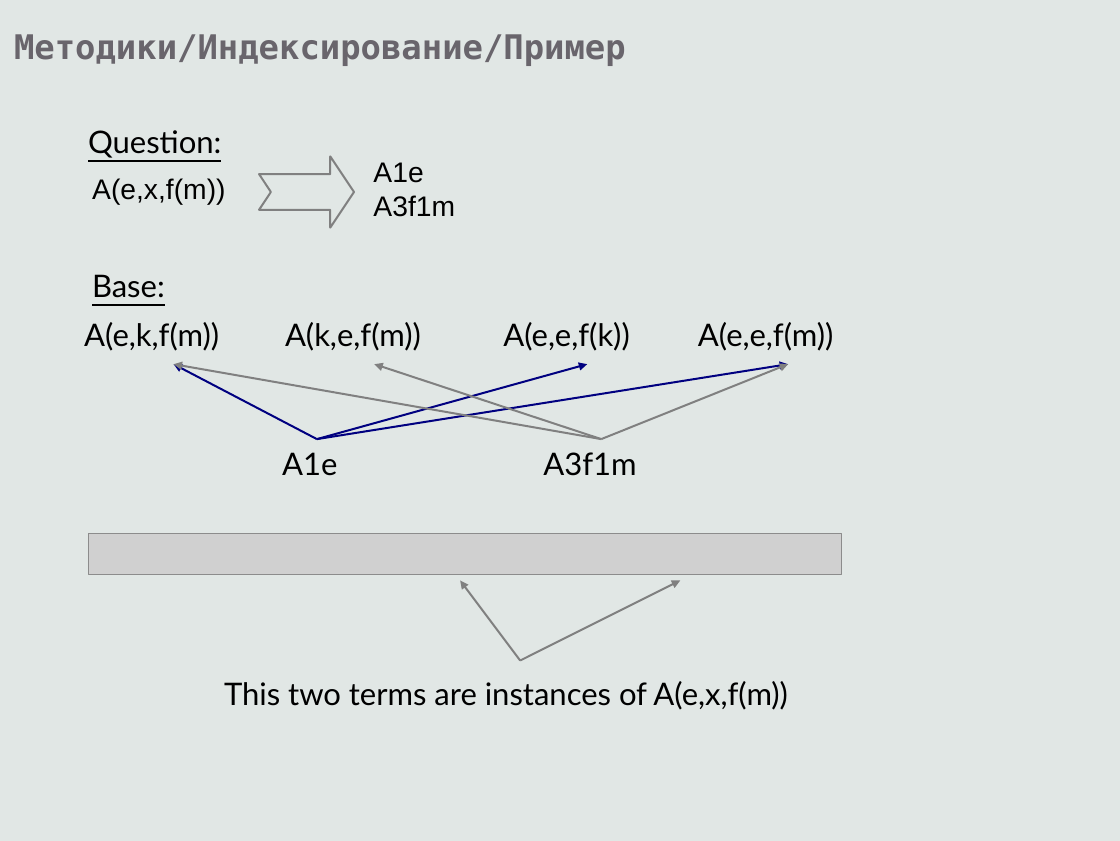
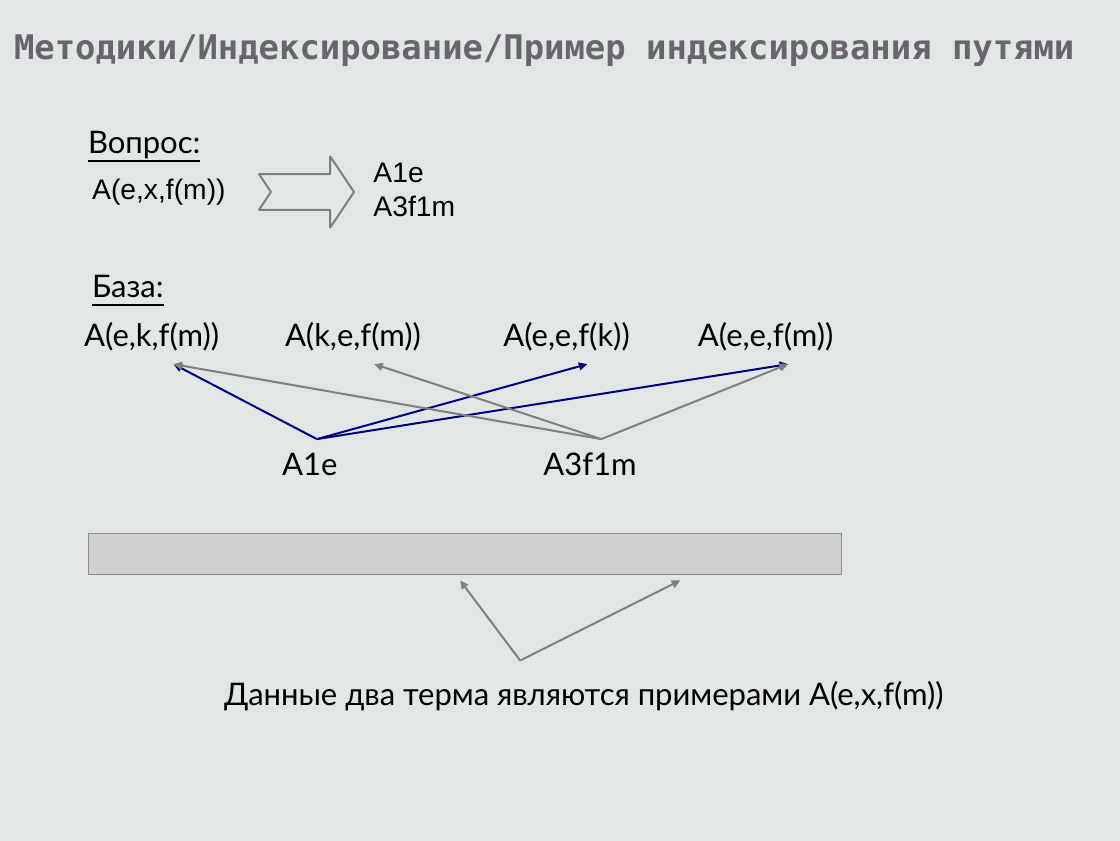
Before and after one commit to eugeneai/prisnif, a slide deck: slide 41 of brick/pres/pacman.odp (slide 37 before the commit). Drawn at 1120x841 pixels with LibreOffice and Linux fonts; fonts in the diff are those of the drawing; grey boxes stand for pictures. Boxes give left, top, right and bottom in pixels: in the first picture for what was removed or moved away, otherwise in the second. Text is boxed around its words. In the diff, an @@ line names an element or a change of style, - is before the commit and + after.

```diff
--- a/brick/pres/pacman.odp
+++ b/brick/pres/pacman.odp
@@ text at <box>14,34,1074,66</box>: text changed @@
-Методики/Индексирование/Пример
+Методики/Индексирование/Пример индексирования путями
@@ text at <box>88,130,200,158</box>: text changed @@
-Question:
+Вопрос:
@@ text at <box>92,274,164,298</box>: text changed @@
-Base:
+База:
@@ text at <box>224,681,944,711</box>: text changed @@
-This two terms are instances of A(e,x,f(m))
+Данные два терма являются примерами A(e,x,f(m))
```
Also in this commit, not shown: 20 other slides changed, 7 slides added, 1 slide removed, 8 other files.
